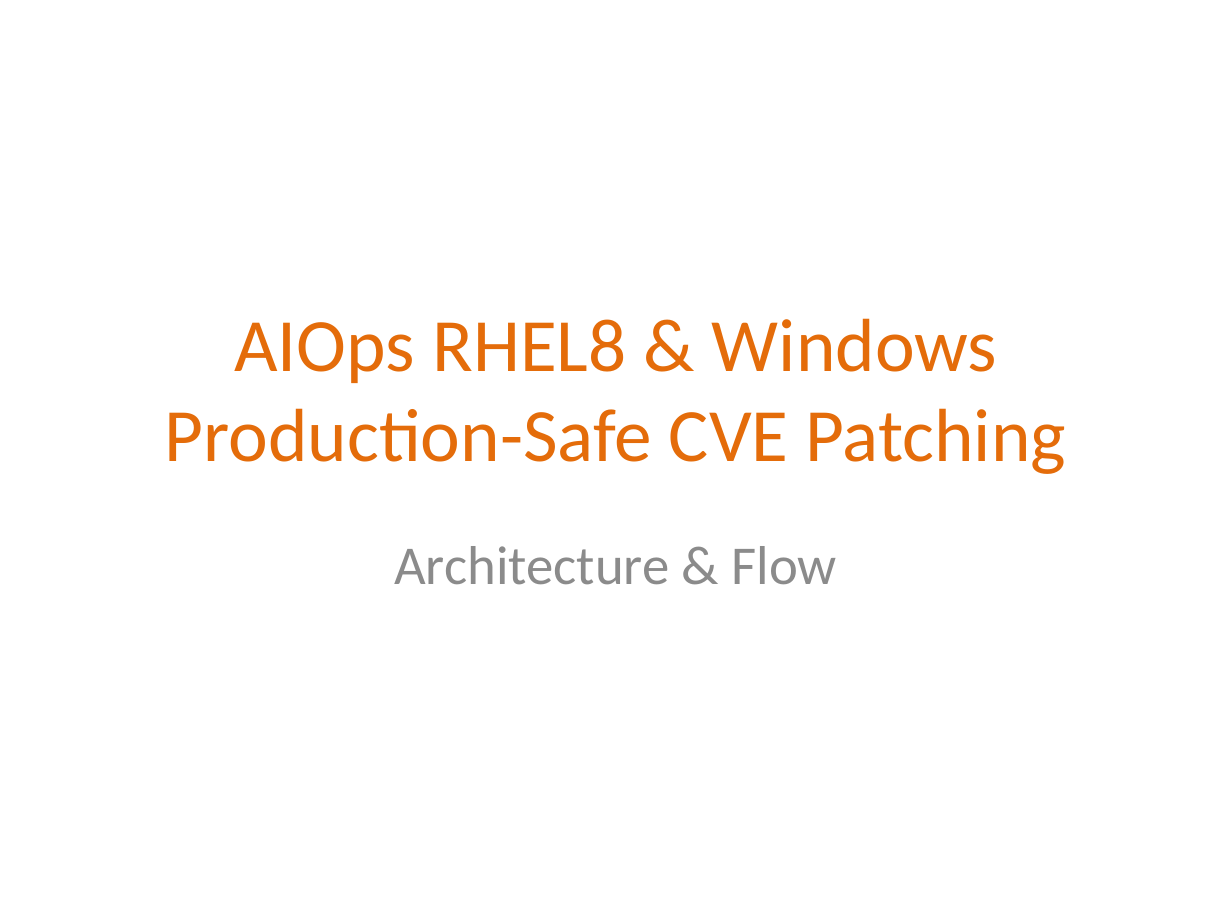
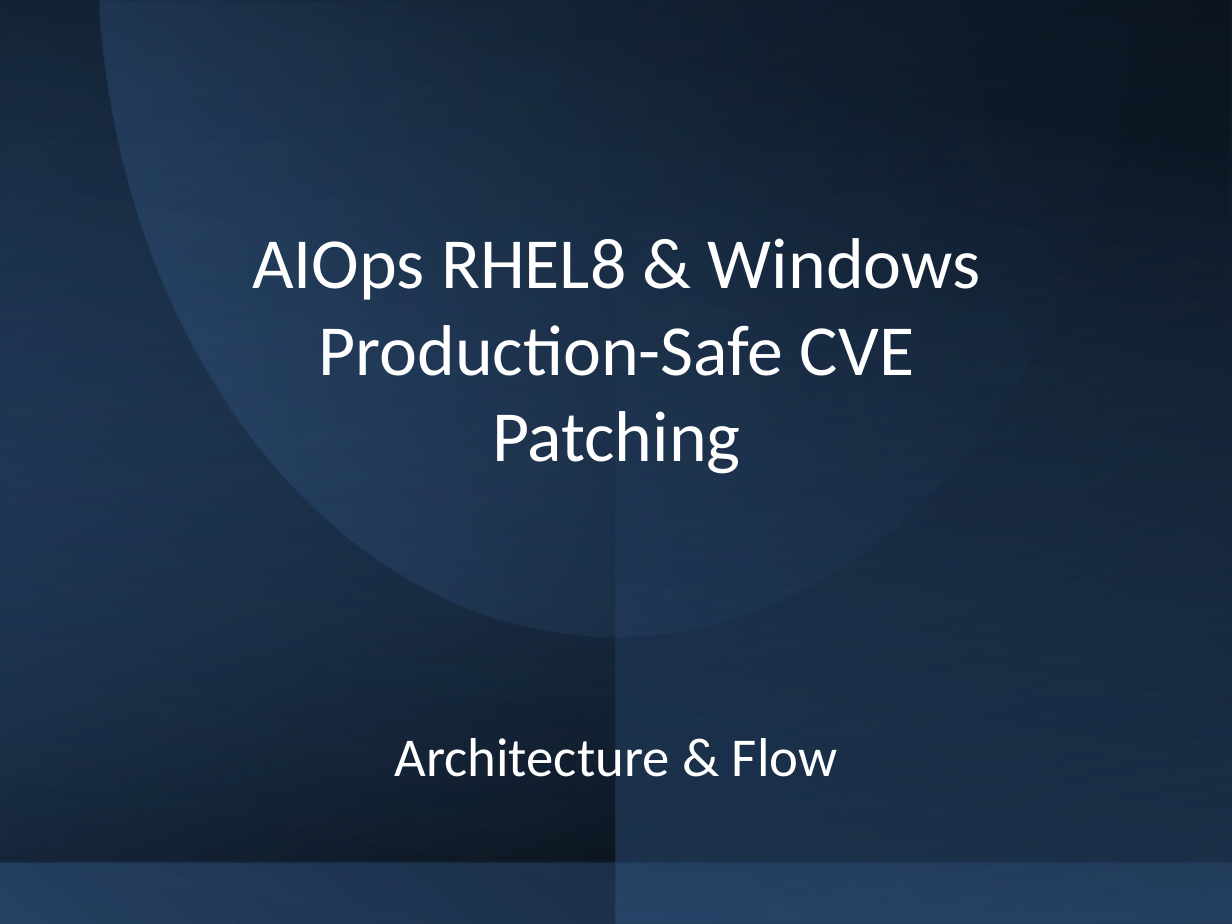
Before and after one commit to ckbitra/aiops-r8, a slide deck: slide 1 of docs/aiops_r8_presentation.pptx. Drawn at 1232x924 pixels with LibreOffice and Linux fonts; fonts in the diff are those of the drawing. Boxes give left, top, right and bottom in pixels: in the first picture for what was removed or moved away, otherwise in the second. Text is boxed around its words. In the diff, an @@ line names an element or a change of style, - is before the commit and + after.

```diff
--- a/docs/aiops_r8_presentation.pptx
+++ b/docs/aiops_r8_presentation.pptx
@@ rectangle added at bbox=[0, 0, 1232, 924], fill gradient #254061 to #000000 @@
@@ rectangle added at bbox=[0, 0, 1232, 862], fill gradient #376092 to #000000 @@
@@ rectangle added at bbox=[0, 0, 1231, 924], fill gradient #000000 to #376092 @@
@@ rectangle added at bbox=[1, 0, 1231, 924], fill gradient #254061 to #000000 @@
@@ freeform shape added at bbox=[100, 0, 1132, 637], fill gradient #254061 to #4F81BD @@
@@ rectangle added at bbox=[616, 0, 1232, 924], fill gradient #254061 to #376092 @@
@@ title "AIOps RHEL8 & Windows Production-Safe ...": place and size @@
-title "AIOps RHEL8 & Windows Production-Safe ..." at bbox=[165, 318, 1066, 474]
+title "AIOps RHEL8 & Windows Production-Safe ..." at bbox=[252, 238, 980, 474]
@@ title "AIOps RHEL8 & Windows Production-Safe ..." at bbox=[252, 238, 980, 474]: size 44 to 42 pt, text colour #E46C0A to #FFFFFF @@
@@ subtitle "Architecture & Flow": place and size @@
-subtitle "Architecture & Flow" at bbox=[394, 546, 837, 585]
+subtitle "Architecture & Flow" at bbox=[395, 738, 837, 777]
@@ subtitle "Architecture & Flow" at bbox=[395, 738, 837, 777]: text colour #8C8C8C to #FFFFFF; vertical alignment top to middle @@
```
Also in this commit, not shown: 7 other slides changed, 2 slides added, 2 slides removed.
